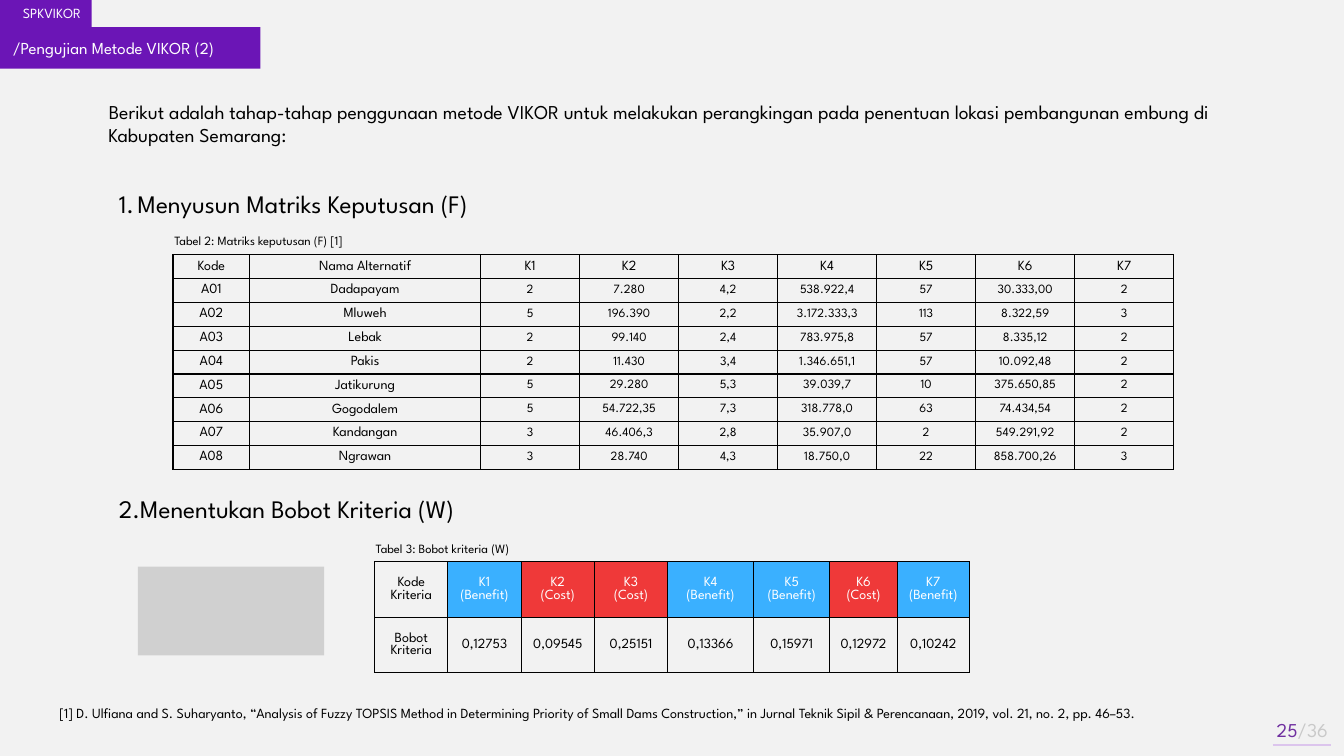
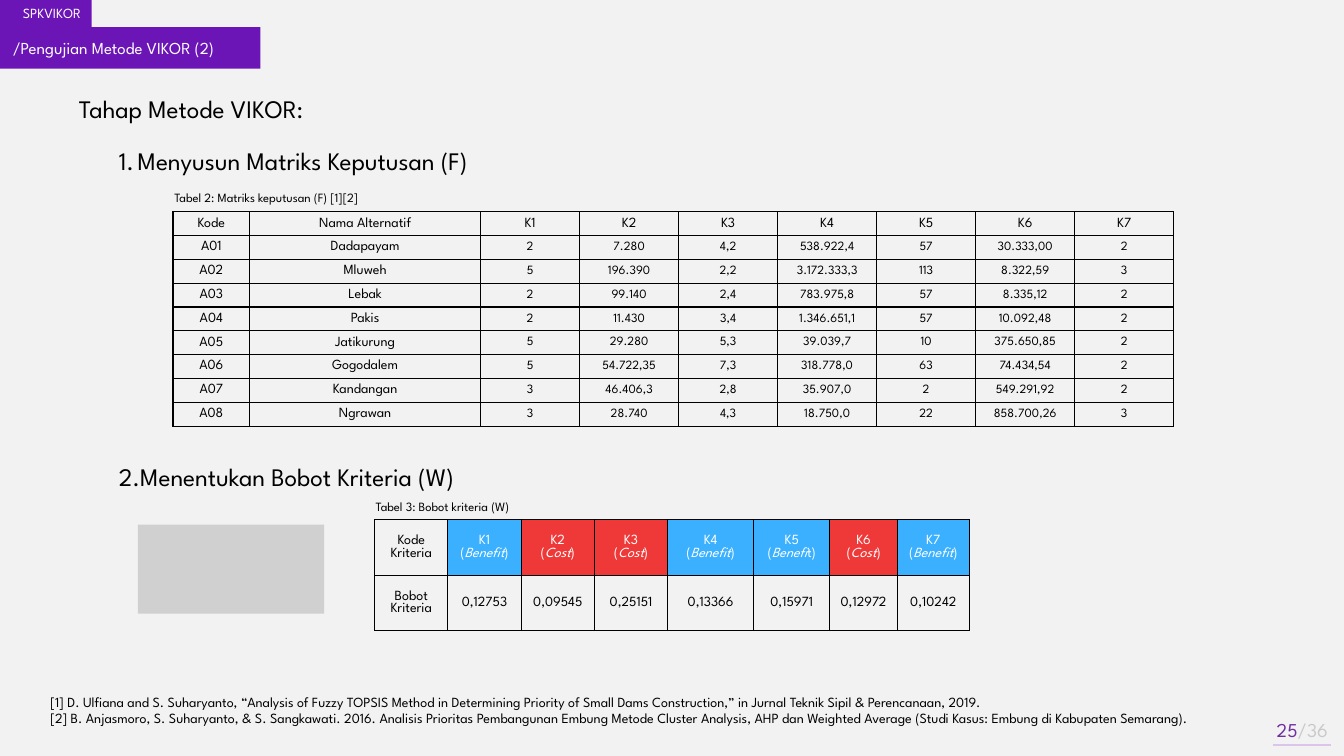
Before and after one commit to akhmadali7/TugasAkhir, a slide deck: slide 25 of PPT - TA - Akhmad Ali Sajidin.pptx. Drawn at 1344x756 pixels with LibreOffice and Linux fonts; fonts in the diff are those of the drawing; grey boxes stand for pictures. Boxes give left, top, right and bottom in pixels: in the first picture for what was removed or moved away, otherwise in the second. Text is boxed around its words. In the diff, an @@ line names an element or a change of style, - is before the commit and + after.

```diff
--- a/PPT - TA - Akhmad Ali Sajidin.pptx
+++ b/PPT - TA - Akhmad Ali Sajidin.pptx
@@ text at bbox=[79, 100, 303, 124]: text changed; size 14 to 18 pt @@
-Berikut adalah tahap-tahap penggunaan metode VIKOR untuk melakukan perangkingan pada penentuan lokasi pembangunan embung di Kabupaten Semarang:
+Tahap Metode VIKOR:
@@ text at bbox=[174, 193, 358, 205]: text changed @@
-Tabel 2: Matriks keputusan (F) [1]
+Tabel 2: Matriks keputusan (F) [1][2]
@@ text "Menentukan Bobot Kriteria (W)": place and size @@
-text "Menentukan Bobot Kriteria (W)" at bbox=[119, 500, 454, 523]
+text "Menentukan Bobot Kriteria (W)" at bbox=[119, 468, 454, 491]
@@ text "Tabel 3: Bobot kriteria (W)": place and size @@
-text "Tabel 3: Bobot kriteria (W)" at bbox=[376, 544, 509, 556]
+text "Tabel 3: Bobot kriteria (W)" at bbox=[376, 502, 509, 514]
@@ 1 text, 1 table, 1 picture: place and size @@
-1 text, 1 table, 1 picture at bbox=[138, 195, 1173, 655]
+1 text, 1 table, 1 picture at bbox=[138, 152, 1173, 613]
@@ table: place and size @@
-table at bbox=[375, 562, 971, 673]
+table at bbox=[375, 520, 971, 631]
@@ table at bbox=[375, 520, 971, 631] @@
@@ italic on in "(Benefit)", "(Cost)", "(Cost)", "(Benefit)" and 3 more places @@
@@ text at bbox=[50, 697, 1187, 726]: text changed @@
-[1] D. Ulfiana and S. Suharyanto, “Analysis of Fuzzy TOPSIS Method in Determining Priority of Small Dams Construction,” in Jurnal Teknik Sipil & Perencanaan, 2019, vol. 21, no. 2, pp. 46–53.
+[1] D. Ulfiana and S. Suharyanto, “Analysis of Fuzzy TOPSIS Method in Determining Priority of Small Dams Construction,” in Jurnal Teknik Sipil & Perencanaan, 2019.
+[2] B. Anjasmoro, S. Suharyanto, & S. Sangkawati. 2016. Analisis Prioritas Pembangunan Embung Metode Cluster Analysis, AHP dan Weighted Average (Studi Kasus: Embung di Kabupaten Semarang).
```
Also in this commit, not shown: 9 other slides changed, 38 other files.
